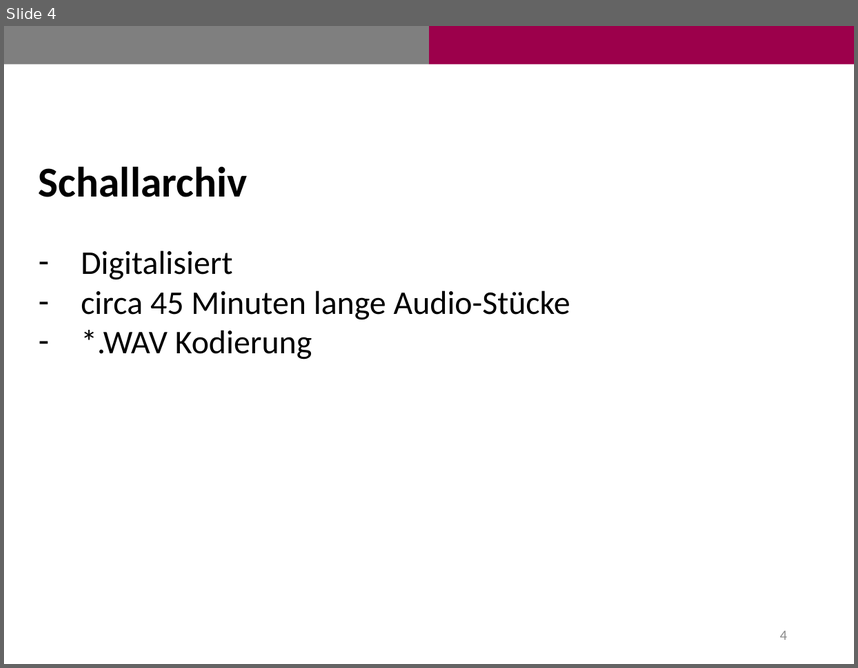
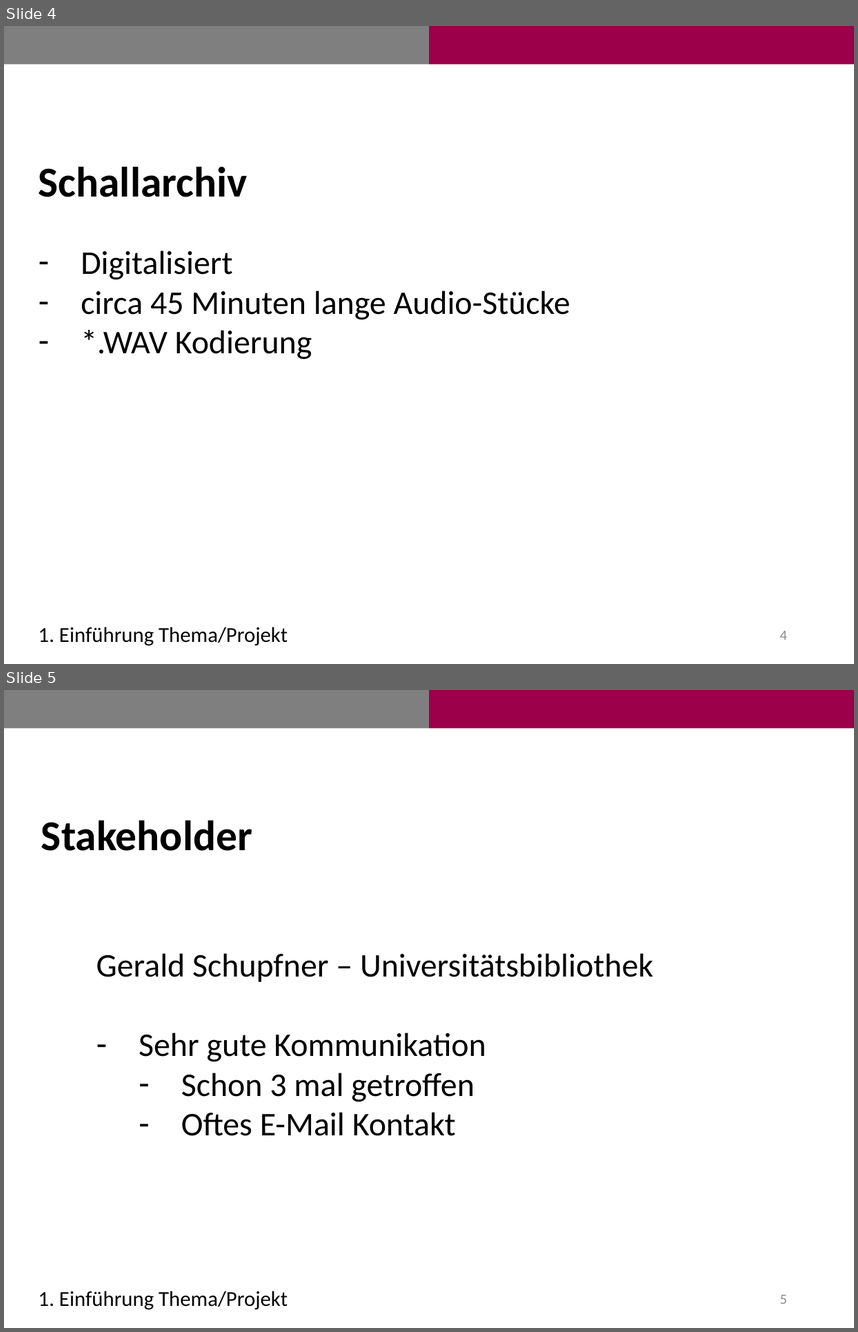
Before and after one commit to fairly99/Transkriptions-Werkzeug, a slide deck: Antrittspräsentation.pptx. Shown one above the other, each under a label of ours: slide 4 before the commit, slides 4 and 5 after it. The pictures are 858x668 and 858x1332 pixels, drawn with LibreOffice and Linux fonts; fonts in the diff are those of the drawing. Boxes give left, top, right and bottom in pixels: in the first picture for what was removed or moved away, otherwise in the second. Text is boxed around its words. In the diff, an @@ line names an element or a change of style, - is before the commit and + after.

```diff
--- a/Antrittspräsentation.pptx
+++ b/Antrittspräsentation.pptx
@@ slide 5 added at [4, 690, 854, 1328], background #FFFFFF @@
@@ rectangle added at [4, 690, 429, 728], fill #7F7F7F @@
@@ rectangle added at [429, 690, 854, 728], fill #9C004B @@
@@ text added at [41, 820, 252, 851], 36 pt, text #000000, bold @@
+Stakeholder
@@ text added at [96, 953, 653, 1136], 28 pt, text #000000 @@
+Gerald Schupfner – Universitätsbibliothek
+– Sehr gute Kommunikation
+  – Schon 3 mal getroffen
+  – Oftes E-Mail Kontakt
@@ text added at [38, 1290, 288, 1310], 18 pt, text #000000 @@
+1. Einführung Thema/Projekt
@@ page number added at [780, 1294, 787, 1303], 12 pt, text #8C8C8C @@
+5
@@ slide 4 changed as well @@
@@ text added at [38, 626, 288, 646], 18 pt, text #000000 @@
+1. Einführung Thema/Projekt
```
Also in this commit, not shown: 10 other slides changed, 6 other slides added, 6 slides removed, 2 other files.
